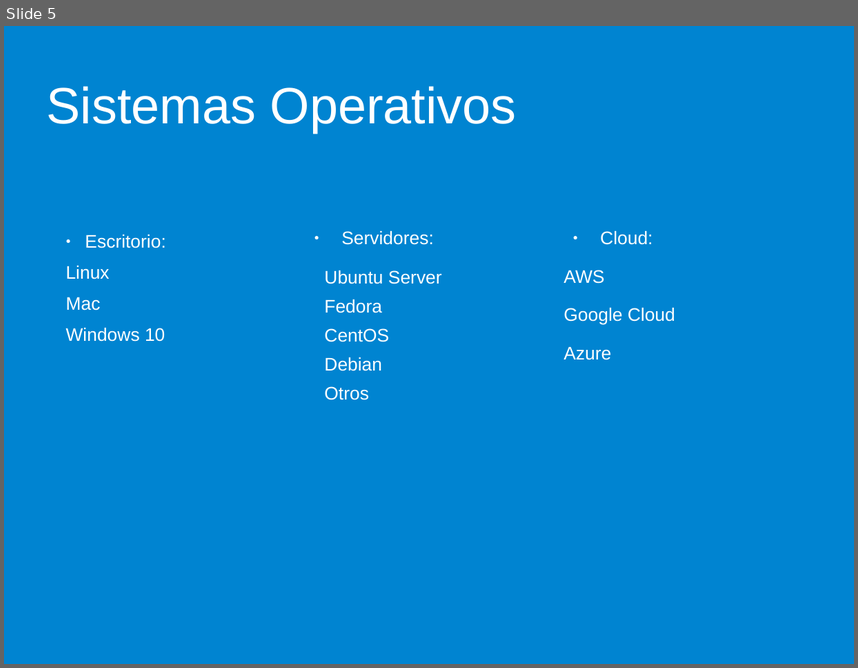
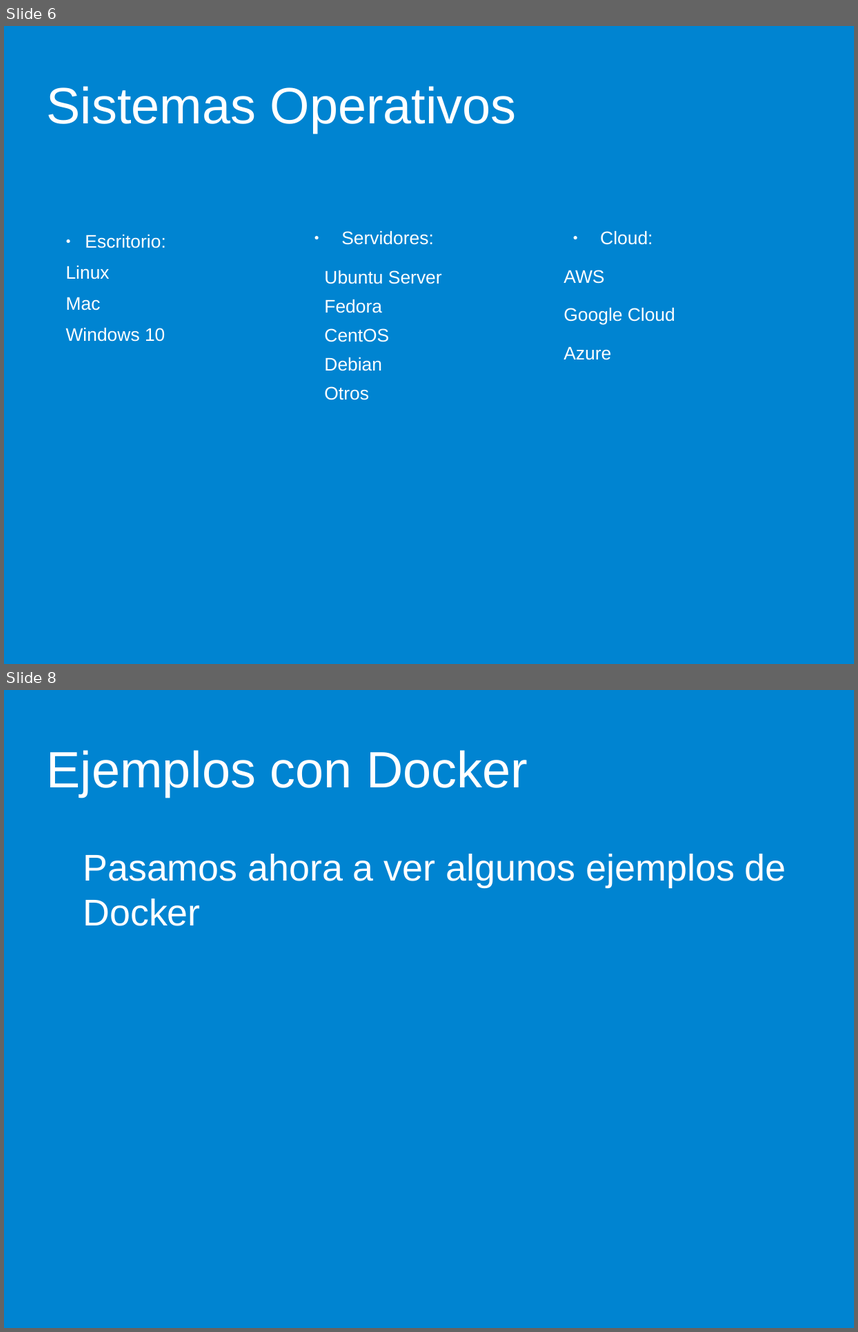
Before and after one commit to danibascon/HOSTCKER, a slide deck: Memoria/Presentacion HOSTCKER.odp. Shown one above the other, each under a label of ours: slide 5 before the commit, slides 6 and 8 after it; the slides between them are not shown. The pictures are 858x668 and 858x1332 pixels, drawn with LibreOffice and Linux fonts; fonts in the diff are those of the drawing; background and template pictures are left out. Boxes give left, top, right and bottom in pixels: in the first picture for what was removed or moved away, otherwise in the second. Text is boxed around its words. In the diff, an @@ line names an element or a change of style, - is before the commit and + after.

```diff
--- a/Memoria/Presentacion HOSTCKER.odp
+++ b/Memoria/Presentacion HOSTCKER.odp
@@ slide 8 added at [4,690,854,1328], background #0084D1 @@
@@ title added at [47,750,528,796], 47.6 pt, text #FFFFFF @@
+Ejemplos con Docker
@@ text added at [83,854,786,926], 34.7 pt, text #FFFFFF @@
+Pasamos ahora a ver algunos ejemplos de Docker
@@ what was slide 5 is now slide 6 @@
```
Also in this commit, not shown: 1 slide changed, 2 other slides added, 1 slide removed, 1 other file.
